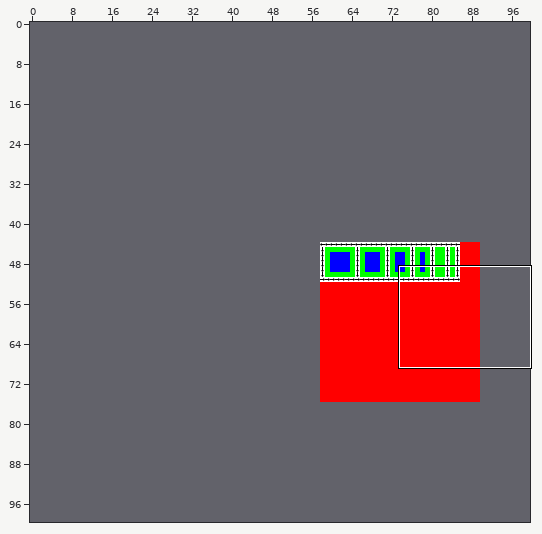
Tiled map, stored at assets/xhr/aseprite-tiles.tmx. Above: a wide view before the commit, with the close-up outlined.
Close-up. First the earlier version:
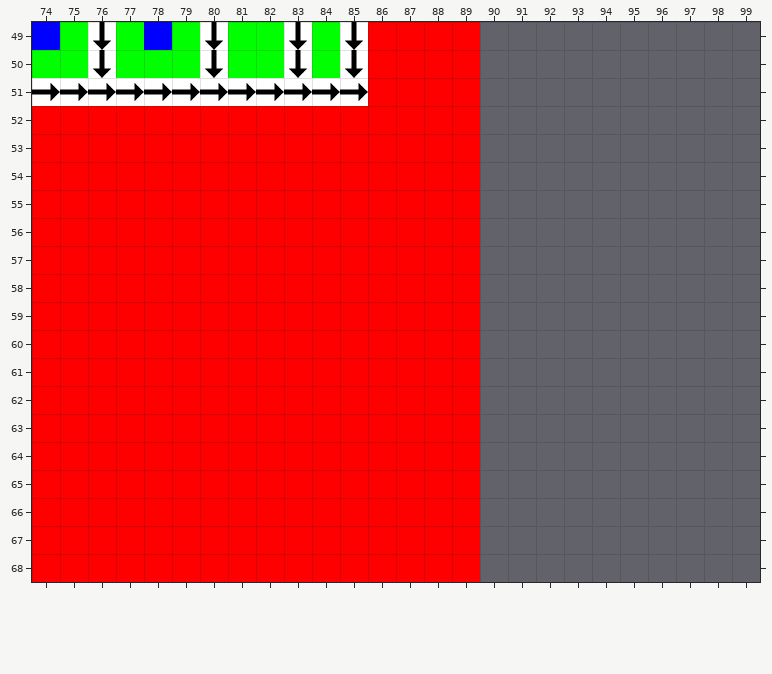
Cells are 64x64 px. Shown: x 74..99, y 49..68. The commit also changed other parts of the map, which this record leaves out. The old version is drawn lined up with the new one.
Now the later version:
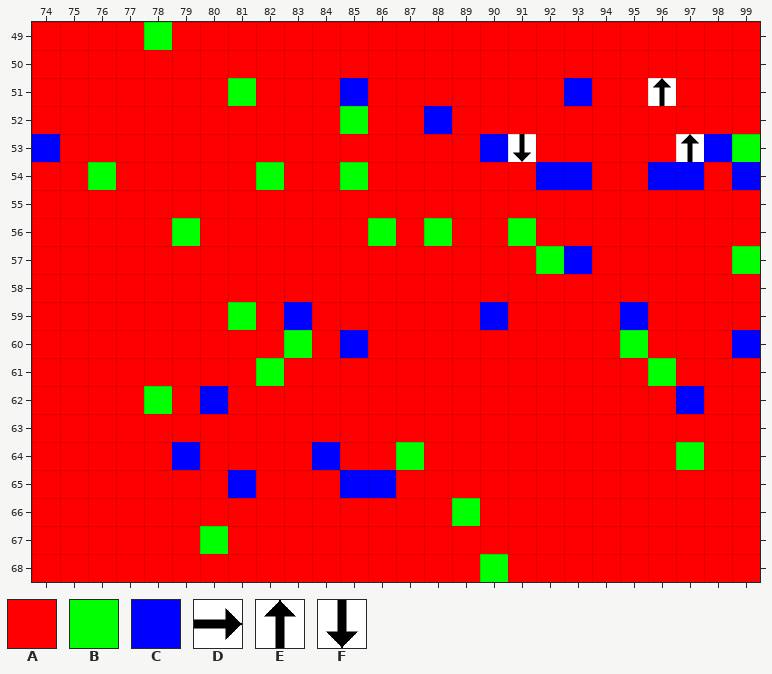
Key: from "aseprite-tiles": A 0, B 1, C 2, D 3, E 3 turned 270, F 3 turned 90.
_ is an empty cell.
Difference:
map size 32x32 -> 100x100 cells (old content now starts at 58,44; both pictures use the new coordinates)
Layer "Tile Layer 1":
Tile B gives way to tile A in row 49 at x 75, 77, 79, 81 to 82 and 84; in row 50 at x 74 to 75, 77 to 79, 81 to 82 and 84.
Tile C gives way to tile A in row 49 at x 74.
Tile D gives way to tile A in row 51 at x 74 to 80 and 82 to 84.
Tile F gives way to tile A in rows 49 to 50 at x 76, 80, 83 and 85.
The edit adds tile A in rows 49 to 50 at x 90 to 99; in row 51 at x 90 to 92, 94 to 95 and 97 to 99; in row 52 at x 90 to 99; in row 53 at x 92 to 96; in row 54 at x 90 to 91, 94 to 95 and 98; in row 55 at x 90 to 99.
The edit adds tile A in row 56 at x 90 and 92 to 99; in row 57 at x 90 to 91 and 94 to 98; in row 58 at x 90 to 99; in row 59 at x 91 to 94 and 96 to 99; in row 60 at x 90 to 94 and 96 to 98; in row 61 at x 90 to 95 and 97 to 99.
The edit adds tile A in row 62 at x 90 to 96 and 98 to 99; in row 63 at x 90 to 99; in row 64 at x 90 to 96 and 98 to 99; in rows 65 to 67 at x 90 to 99; in row 68 at x 91 to 99.
Tile A gives way to tile B in row 52 at x 85; in row 54 at x 76, 82 and 85; in row 56 at x 79, 86 and 88; in row 59 at x 81; in row 60 at x 83; in row 61 at x 82.
Tile A gives way to tile B in row 62 at x 78; in row 64 at x 87; in row 66 at x 89; in row 67 at x 80.
Tile C gives way to tile B in row 49 at x 78.
Tile D gives way to tile B in row 51 at x 81.
The edit adds tile B in row 53 at x 99; in row 56 at x 91; in row 57 at x 92 and 99; in row 60 at x 95; in row 61 at x 96; in row 64 at x 97.
The edit adds tile B in row 68 at x 90.
Tile A gives way to tile C in row 52 at x 88; in row 53 at x 74; in row 59 at x 83; in row 60 at x 85; in row 62 at x 80; in row 64 at x 79 and 84.
Tile A gives way to tile C in row 65 at x 81 and 85 to 86.
Tile D gives way to tile C in row 51 at x 85.
The edit adds tile C in row 51 at x 93; in row 53 at x 90 and 98; in row 54 at x 92 to 93, 96 to 97 and 99; in row 57 at x 93; in row 59 at x 90 and 95; in row 60 at x 99.
The edit adds tile C in row 62 at x 97.
The edit adds tile E in row 51 at x 96; in row 53 at x 97.
The edit adds tile F in row 53 at x 91.
